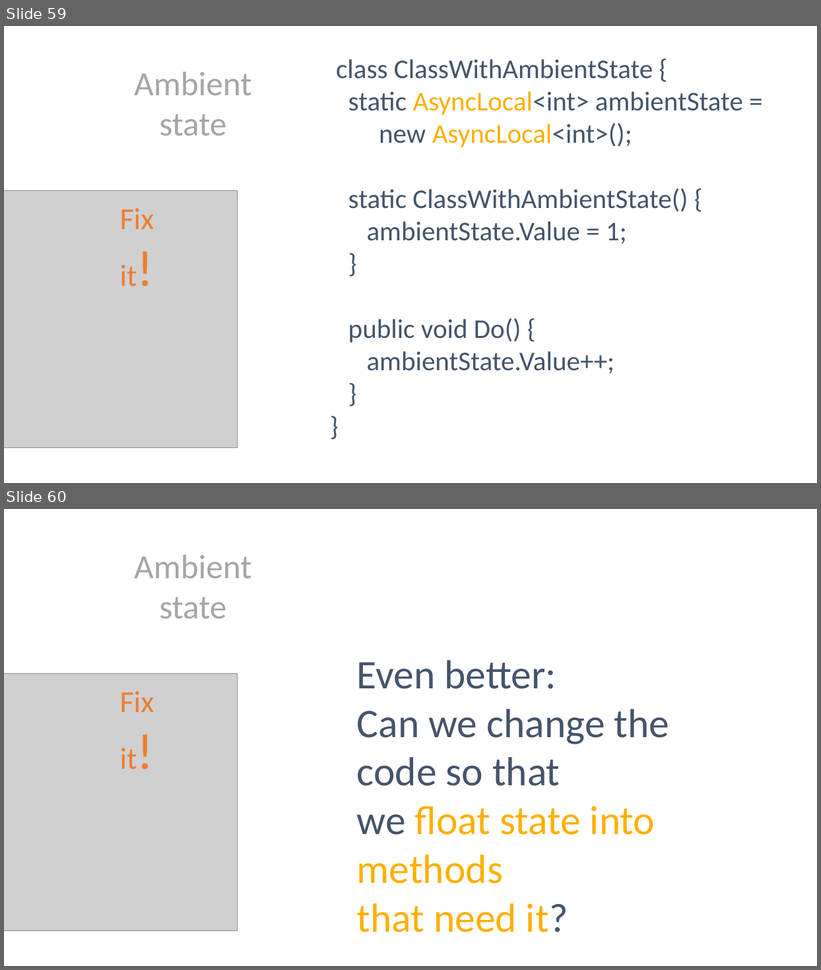
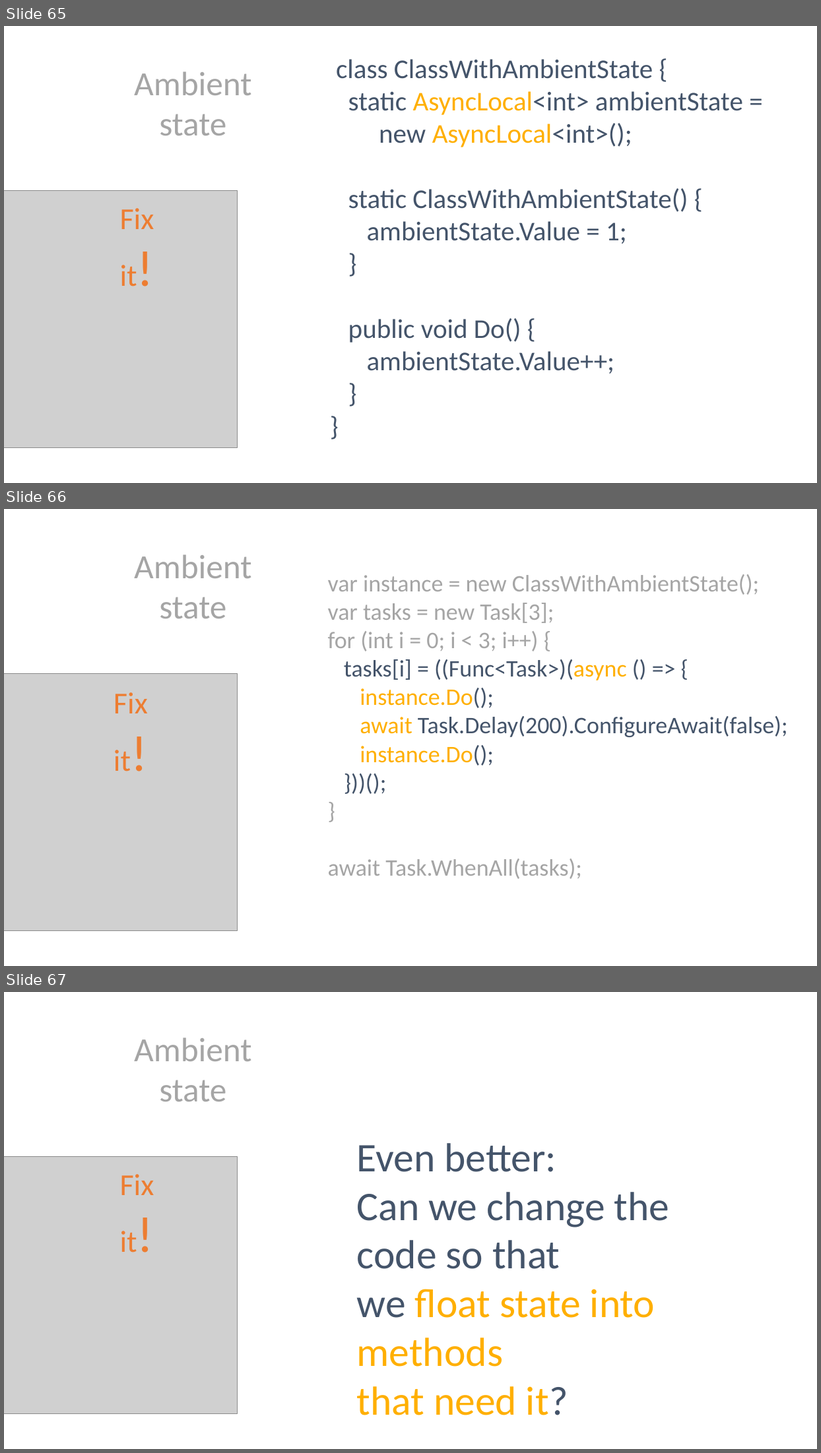
Before and after one commit to danielmarbach/RearchitectTowardsAsyncAwait, a slide deck: presentation.pptx. Shown one above the other, each under a label of ours: slides 59 and 60 before the commit, slides 65, 66 and 67 after it. The pictures are 821x970 and 821x1453 pixels, drawn with LibreOffice and Linux fonts; fonts in the diff are those of the drawing; grey boxes stand for pictures. Boxes give left, top, right and bottom in pixels: in the first picture for what was removed or moved away, otherwise in the second. Text is boxed around its words. In the diff, an @@ line names an element or a change of style, - is before the commit and + after.

```diff
--- a/presentation.pptx
+++ b/presentation.pptx
@@ slide 66 added at bbox=[4, 509, 817, 966], background #FFFFFF @@
@@ text added at bbox=[134, 555, 252, 619], 40 pt, text #A5A5A5 @@
+Ambient state
@@ text added at bbox=[328, 574, 788, 879], 28 pt, text #A5A5A5 @@
+var instance = new ClassWithAmbientState();
+var tasks = new Task[3];
+for (int i = 0; i < 3; i++) {
+tasks[i] = ((Func<Task>)(async () => {
+instance.Do();
+await Task.Delay(200).ConfigureAwait(false);
+instance.Do();
+}))();
+}
+await Task.WhenAll(tasks);
@@ picture added at bbox=[4, 674, 238, 931] @@
@@ text added at bbox=[114, 692, 148, 772], 36 pt, text #ED7D31 @@
+Fix it!
@@ what was slide 59 is now slide 65 @@
@@ what was slide 60 is now slide 67 @@
```
Also in this commit, not shown: 1 slide changed, 6 other slides added, 1 other file.
